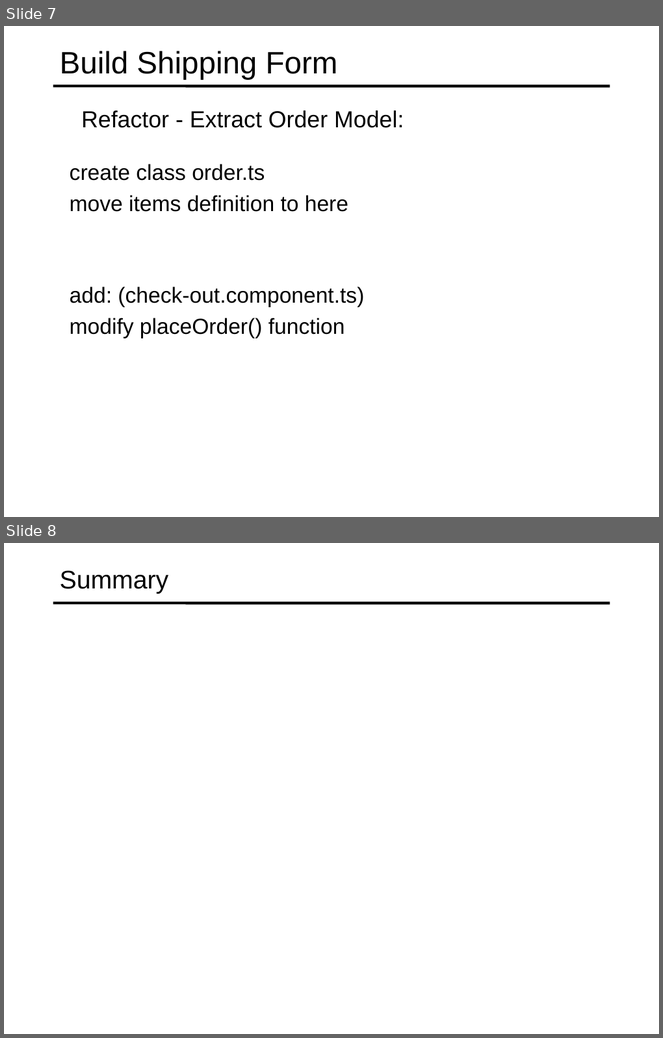
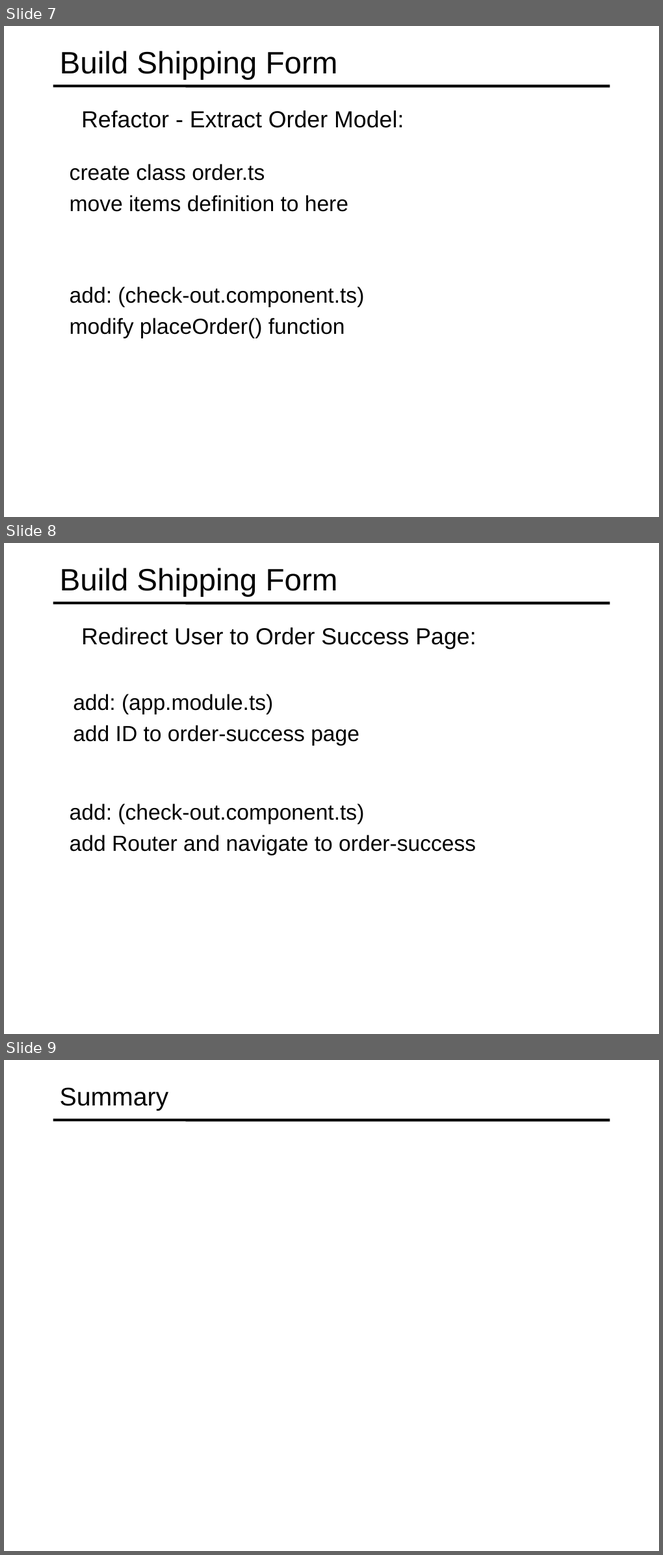
Before and after one commit to specter01wj/Jago_Link_Training, a slide deck: Angular/Angular7/Angular Advanced Course/Project/22.Project_Check Out Module/L6_Project_Check Out Module.ppt. Shown one above the other, each under a label of ours: slides 7 and 8 before the commit, slides 7, 8 and 9 after it. The pictures are 663x1038 and 663x1555 pixels, drawn with LibreOffice and Linux fonts; fonts in the diff are those of the drawing. Boxes give left, top, right and bottom in pixels: in the first picture for what was removed or moved away, otherwise in the second. Text is boxed around its words. In the diff, an @@ line names an element or a change of style, - is before the commit and + after.

Commit message:
11/04/2019 v1

```diff
--- a/Angular/Angular7/Angular Advanced Course/Project/22.Project_Check Out Module/L6_Project_Check Out Module.ppt
+++ b/Angular/Angular7/Angular Advanced Course/Project/22.Project_Check Out Module/L6_Project_Check Out Module.ppt
@@ slide 8 added at bbox=[4, 543, 659, 1034], background #FFFFFF; not listed: 1 template element that a slide beside it also shows @@
@@ title added at bbox=[60, 568, 338, 597], 34 pt, text #000000 @@
+Build Shipping Form
@@ text added at bbox=[81, 627, 476, 649], 25.5 pt, text #000000 @@
+  Redirect User to Order Success Page:
@@ text added at bbox=[73, 694, 360, 746], 24 pt, text #000000 @@
+  add: (app.module.ts)
+  add ID to order-success page
@@ text added at bbox=[70, 804, 476, 856], 24 pt, text #000000 @@
+  add: (check-out.component.ts)
+  add Router and navigate to order-success
@@ what was slide 8 is now slide 9 @@
```
